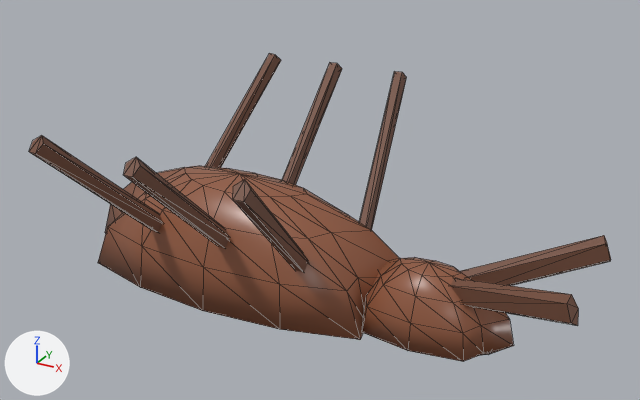
The glTF model public/models/props/deadbug.glb, before and after one commit.
Rendered twice from a 50 mm camera at (2.67, -4.65, 3.07) aimed at (0.09, 0.04, 0.73). The lights are fixed; the arrows at lower left show +X, +Y and +Z. The first picture is the older version. Mesh edges are drawn as thin lines. Vertices at exactly the same position are counted once.

The scene before the commit, as lines of its bpy script (objects in view):
```python
me_mound = bpy.data.meshes.new('mound')
me_mound.from_pydata(...)  # 252 vertices, 464 faces; spans x -1.9..1.91, y -1.23..1.23, z 0.0..1.34
# faces by material slot: [336, 128]
me_mound.materials.append(mat_shell)  # brown #90593f
me_mound.materials.append(mat_limb)  # brown #734b38
ob_mound = bpy.data.objects.new('mound', me_mound)
ob_mound.location = (0.0, 0.0, 0.0)
```
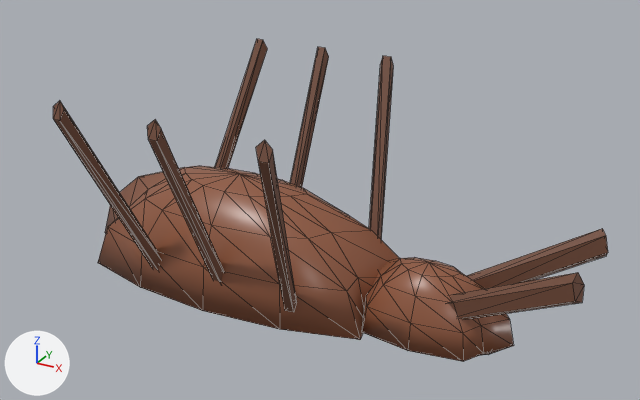
Location of each change, [x1, y1, x2, y2] in pixels of the pictures (640 x 400 px; the box of a moved part takes in the faces that stretch with it):
'mound', reshaped
    before: [29, 53, 611, 361]
    after: [53, 39, 608, 361]
part 1 of me_mound, moved or reshaped
    before: [29, 135, 163, 232]
    after: [53, 101, 161, 270]
part 2 of me_mound, moved or reshaped
    before: [124, 157, 230, 248]
    after: [147, 120, 224, 283]
part 3 of me_mound, moved or reshaped
    before: [233, 180, 309, 272]
    after: [256, 140, 297, 312]
part 4 of me_mound, moved or reshaped
    before: [206, 53, 281, 167]
    after: [215, 39, 268, 168]
part 5 of me_mound, moved or reshaped
    before: [282, 62, 342, 185]
    after: [290, 47, 329, 187]
part 6 of me_mound, moved or reshaped
    before: [359, 71, 407, 230]
    after: [369, 56, 393, 239]
part 7 of me_mound, moved or reshaped
    before: [450, 235, 611, 326]
    after: [448, 228, 608, 319]

The edits, one by one:
me_mound is used by ob_mound; location (0.0, 0.0, 0.0).
me_mound had 252 vertices, 464 faces and spanned x -1.9..1.91, y -1.23..1.23, z 0.0..1.34.
me_mound now has 252 vertices, 464 faces and spans x -1.9..1.9, y -1.0..1.0, z 0.0..1.5.
me_mound part 1: the loose piece of 10 vertices spanning x -1.16..-0.89, y -1.23..-0.16, z 0.29..1.34 is scaled about its middle by (1.1, 0.574, 1.3).
me_mound part 2: the loose piece of 10 vertices spanning x -0.45..-0.36, y -1.23..-0.15, z 0.3..1.34 is scaled about its middle by (1, 0.581, 1.31).
me_mound part 3: the loose piece of 10 vertices spanning x 0.08..0.35, y -1.23..-0.16, z 0.29..1.34 is scaled about its middle by (1.1, 0.574, 1.3).
me_mound part 4: the loose piece of 10 vertices spanning x -1.16..-0.89, y 0.16..1.23, z 0.28..1.33 is scaled about its middle by (1.1, 0.574, 1.3).
me_mound part 5: the loose piece of 10 vertices spanning x -0.45..-0.36, y 0.16..1.23, z 0.29..1.33 is scaled about its middle by (1, 0.581, 1.31).
me_mound part 6: the loose piece of 10 vertices spanning x 0.08..0.35, y 0.16..1.23, z 0.28..1.33 is scaled about its middle by (1.1, 0.574, 1.3).
Part 7, on me_mound:
Vertex 202 of me_mound moves from (1.06, 0.01, 0.34) to (1.07, -0.09, 0.26).
Vertex 203 of me_mound moves from (1.89, -0.38, 0.64) at pixel (578, 308) to (1.89, -0.28, 0.73) at pixel (584, 284).
Vertex 204 of me_mound moves from (1.08, -0.02, 0.25) to (1.07, -0.11, 0.17).
Vertex 205 of me_mound moves from (1.91, -0.41, 0.55) at pixel (577, 325) to (1.9, -0.31, 0.64) at pixel (582, 302).
Vertex 206 of me_mound moves from (1.05, -0.06, 0.28) to (1.04, -0.15, 0.19).
Vertex 207 of me_mound moves from (1.88, -0.45, 0.58) at pixel (571, 323) to (1.87, -0.35, 0.66) at pixel (575, 301).
Vertex 208 of me_mound moves from (1.01, -0.06, 0.39) to (1.02, -0.15, 0.3).
Vertex 209 of me_mound moves from (1.85, -0.44, 0.69) at pixel (567, 303) to (1.84, -0.35, 0.77) at pixel (572, 282).
Vertex 210 of me_mound moves from (1.02, -0.01, 0.42) to (1.03, -0.11, 0.34).
Vertex 211 of me_mound moves from (1.85, -0.4, 0.72) at pixel (571, 294) to (1.86, -0.31, 0.81) at pixel (578, 272).
Vertex 242 of me_mound moves from (1.03, 0.06, 0.33) to (1.03, 0.16, 0.24).
Vertex 243 of me_mound moves from (1.86, 0.45, 0.63) to (1.85, 0.35, 0.71).
Vertex 244 of me_mound moves from (1.07, 0.04, 0.25) to (1.06, 0.13, 0.16).
Vertex 245 of me_mound moves from (1.9, 0.43, 0.55) at pixel (610, 261) to (1.89, 0.33, 0.63) at pixel (606, 256).
Vertex 246 of me_mound moves from (1.07, 0.0, 0.29) to (1.08, 0.09, 0.21).
Vertex 247 of me_mound moves from (1.91, 0.38, 0.59) at pixel (610, 259) to (1.9, 0.29, 0.68) at pixel (608, 252).
Vertex 248 of me_mound moves from (1.04, -0.01, 0.39) to (1.05, 0.09, 0.32).
Vertex 249 of me_mound moves from (1.87, 0.38, 0.69) at pixel (607, 243) to (1.88, 0.29, 0.78) at pixel (606, 235).
Vertex 250 of me_mound moves from (1.01, 0.03, 0.42) to (1.02, 0.13, 0.34).
Vertex 251 of me_mound moves from (1.84, 0.42, 0.72) at pixel (604, 235) to (1.84, 0.33, 0.81) at pixel (602, 228).
